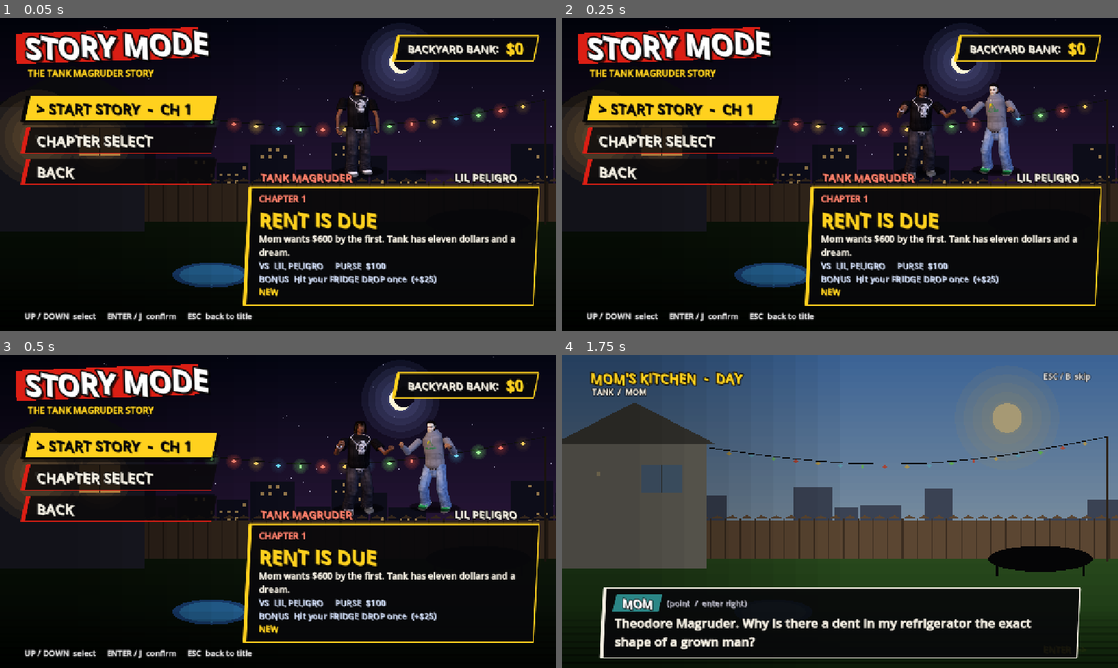
Above: before the commit, frames 1-4 (two rows, left to right).
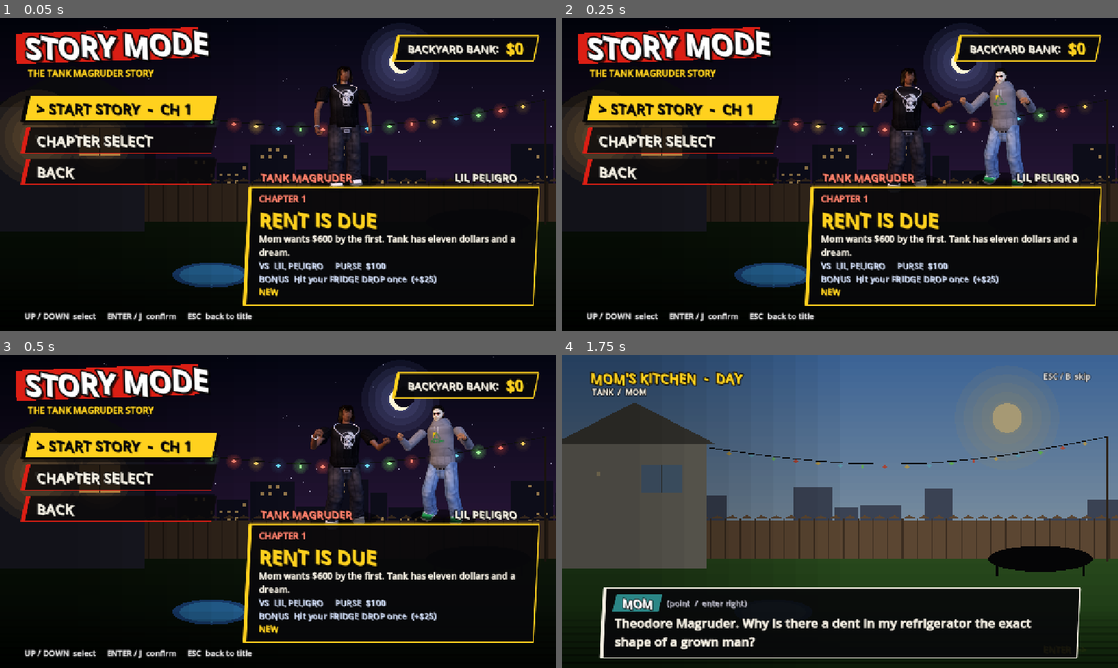
Above: after the commit, the same moments.

Repository: mygoodvibes24/turnbuckle-thunder
Game: Godot game, scene res://story.tscn
The game is run twice, just before and just after one commit, with the same random seed, the same clock (stepped at 60 frames per second) and the same inputs. This scene is started directly instead of the project's main scene.
Inputs (mouse positions are in pixels of both pictures, inside the frame that each line leads up to):
- Up to frame 1 (0.05 s): no input
- Up to frame 2 (0.25 s): no input
- Up to frame 3 (0.5 s): no input
- Up to frame 4 (1.75 s): click "> START STORY - CH 1" at 0.5 s; tap Enter at 1.25 s; move the mouse to (962, 495) at 1.27 s; hold D from 1.28 s (still down); tap J at 1.35 s; click (962, 495) at 1.42 s; tap Space at 1.52 s

The runs differ from the first frame. In frame 1, 1.3% of the frame differs, in the area x 56-81%, y 15-54%; in frame 2, 3.7%; in frame 3, 3.7%, in the area x 55-86%, y 16-54%; in frame 4, nothing differs.

Commit message:
Story hub: closer fighter framing, name tag fix

Diff:
--- a/scripts/story.gd
+++ b/scripts/story.gd
@@ -671,6 +671,7 @@
 		card_status.text = ""
 		_want_opponent("")
 		name_r.text = "???"
+		name_r.visible = false
 		return
 	card_name.text = str(ch.get("name", "")).to_upper()
 	card_teaser.text = str(ch.get("teaser", ""))
@@ -694,6 +695,10 @@
 	card_status.add_theme_color_override("font_color", GREEN if _is_done(cur) else GOLD)
 	_want_opponent(_opp_id(cur))
 	name_r.text = _opp_name(cur)
+	name_r.visible = true
+	name_r.reset_size()
+	if view_rect != null:
+		name_r.position.x = view_rect.position.x + view_rect.size.x * 0.78 - name_r.size.x * 0.5
 
 
 # ---------------------------------------------------------------- chapter flow
@@ -1243,9 +1248,9 @@
 	fill.look_at(Vector3(0, 1.0, 0))
 	camera = Camera3D.new()
 	camera.fov = 34.0
-	camera.position = Vector3(0.0, 1.15, 5.0)
+	camera.position = Vector3(0.05, 1.05, 3.9)
 	world.add_child(camera)
-	camera.look_at(Vector3(0.0, 0.95, 0.0))
+	camera.look_at(Vector3(0.05, 0.92, 0.0))
 	camera.current = true
 	# soft blob shadows
 	var grad := Gradient.new()
